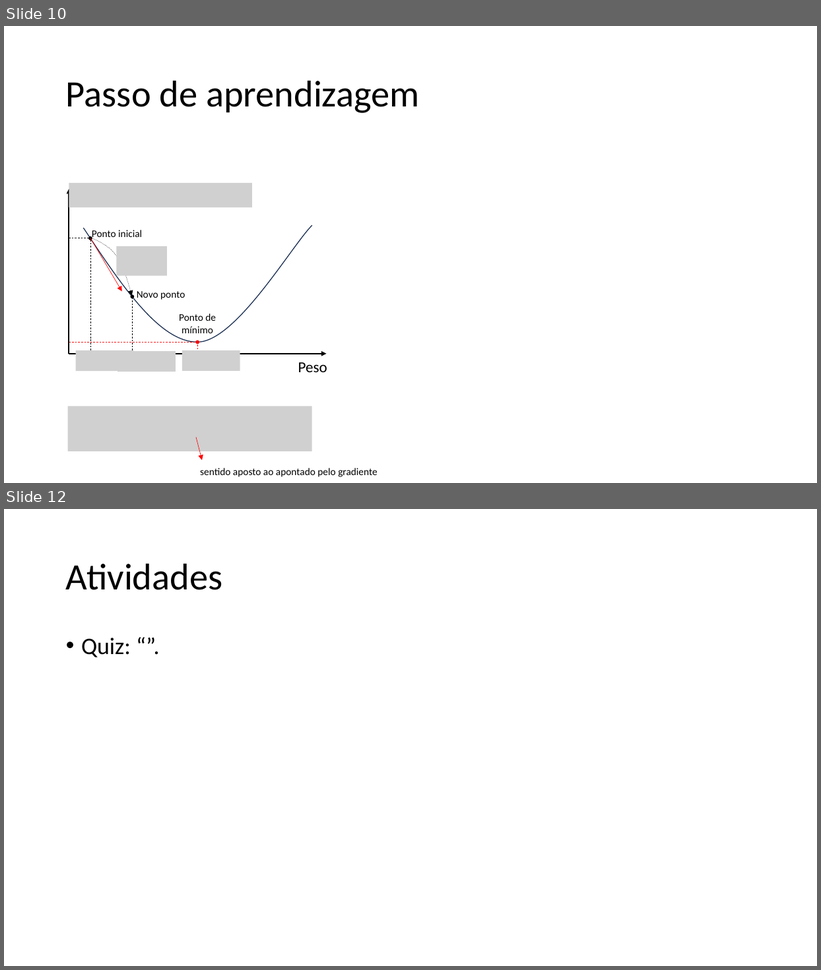
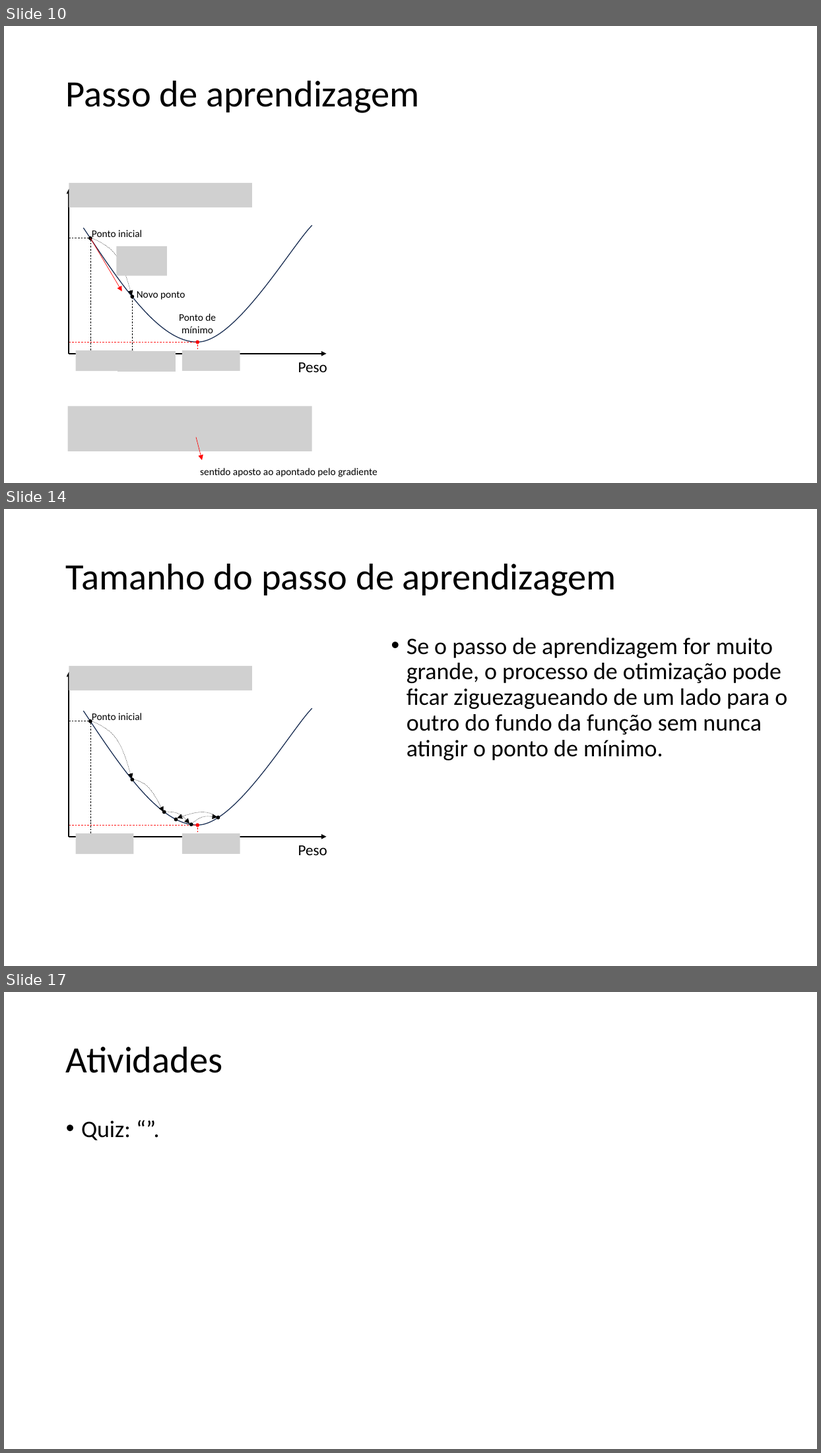
Before and after one commit to zz4fap/tp557-iot-ml, a slide deck: slides/TP557_6_Minimizando_o_erro.pptx. Shown one above the other, each under a label of ours: slides 10 and 12 before the commit, slides 10, 14 and 17 after it; the slides between them are not shown. The pictures are 821x970 and 821x1453 pixels, drawn with LibreOffice and Linux fonts; fonts in the diff are those of the drawing; grey boxes stand for pictures. Boxes give left, top, right and bottom in pixels: in the first picture for what was removed or moved away, otherwise in the second. Text is boxed around its words. In the diff, an @@ line names an element or a change of style, - is before the commit and + after.

```diff
--- a/slides/TP557_6_Minimizando_o_erro.pptx
+++ b/slides/TP557_6_Minimizando_o_erro.pptx
@@ slide 14 added at box(4, 509, 817, 966), background #FFFFFF @@
@@ title added at box(66, 563, 616, 596), 44 pt, text #000000 @@
+Tamanho do passo de aprendizagem
@@ text added at box(407, 638, 787, 760), 28 pt, text #000000 @@
+• Se o passo de aprendizagem for muito grande, o processo de otimização pode ficar ziguezagueando de um lado para o outro do fundo da função sem nunca atingir o ponto de mínimo.
@@ freeform shape added at box(178, 799, 219, 837), outline #000000 0.25 pt dashed @@
@@ group added at box(69, 666, 327, 855): 4 lines, 4 ellipses, 3 freeform shapes, 3 pictures, 2 arrows, 2 texts @@
+Peso
+Ponto inicial
@@ freeform shape added at box(165, 807, 189, 830), outline #000000 0.25 pt dashed @@
@@ ellipse added at box(175, 819, 178, 821), fill #000000, outline #000000 1 pt @@
@@ ellipse added at box(190, 823, 193, 826), fill #000000, outline #000000 1 pt @@
@@ freeform shape added at box(191, 808, 218, 835), outline #000000 0.25 pt dashed @@
@@ ellipse added at box(217, 817, 220, 819), fill #000000, outline #000000 1 pt @@
@@ what was slide 12 is now slide 17 @@
```
Also in this commit, not shown: 1 slide changed, 4 other slides added.
